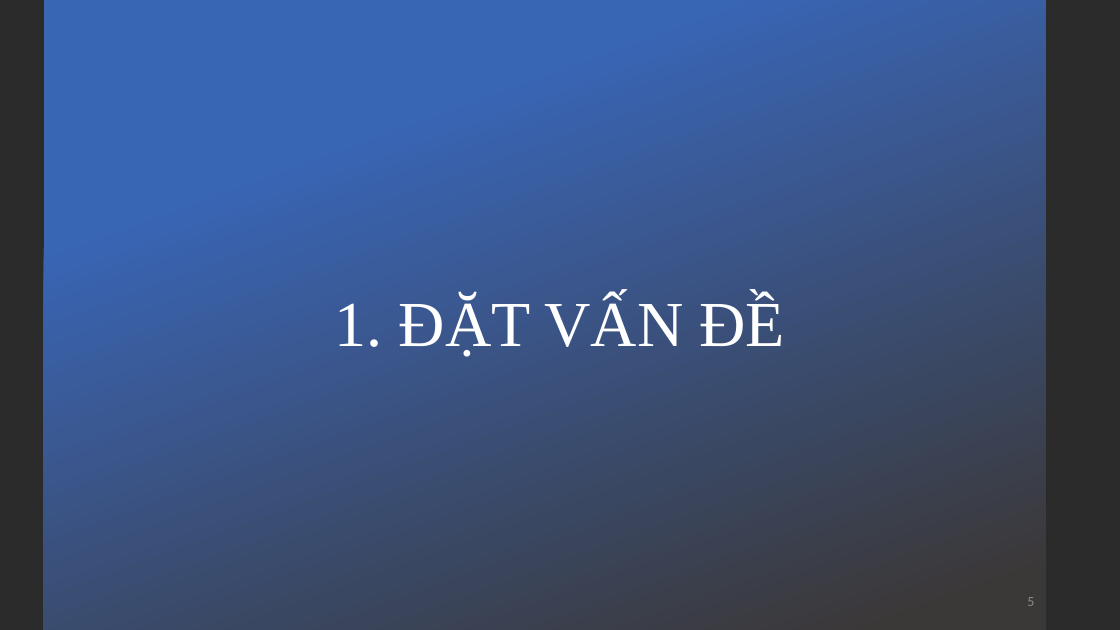
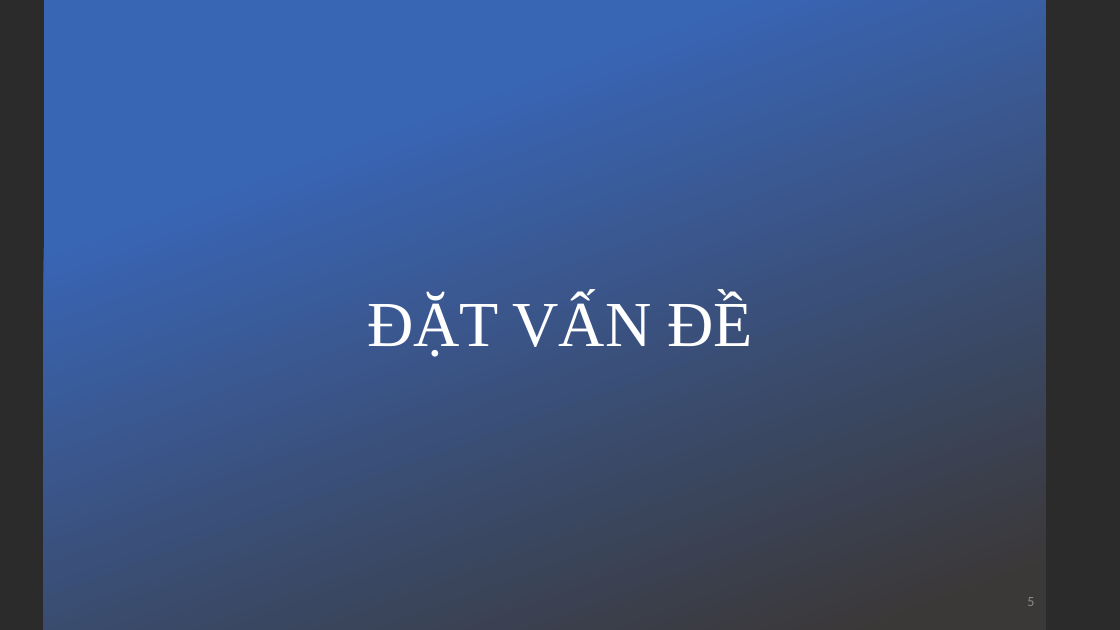
Before and after one commit to kieuconghau/lthdt-18clc1-09, a slide deck: slide 5 of Design Patterns/Design Patterns [Official]/Visitor/Visitor Design Pattern [Official].pptx. Drawn at 1120x630 pixels with LibreOffice and Linux fonts; fonts in the diff are those of the drawing; background and template pictures are left out; a plain dark background stands for a picture behind light text. Boxes give left, top, right and bottom in pixels: in the first picture for what was removed or moved away, otherwise in the second. Text is boxed around its words. In the diff, an @@ line names an element or a change of style, - is before the commit and + after.

```diff
--- a/Design Patterns/Design Patterns [Official]/Visitor/Visitor Design Pattern [Official].pptx
+++ b/Design Patterns/Design Patterns [Official]/Visitor/Visitor Design Pattern [Official].pptx
@@ title at <box>367,296,753,357</box>: text changed @@
-1. ĐẶT VẤN ĐỀ
+ĐẶT VẤN ĐỀ
```
Also in this commit, not shown: 36 other slides changed, 38 other files.
